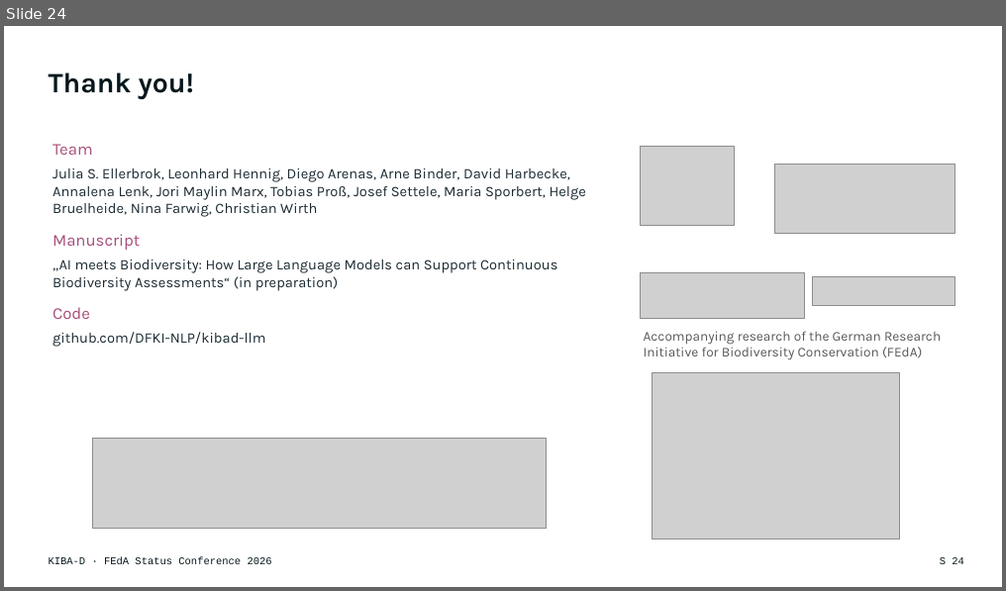
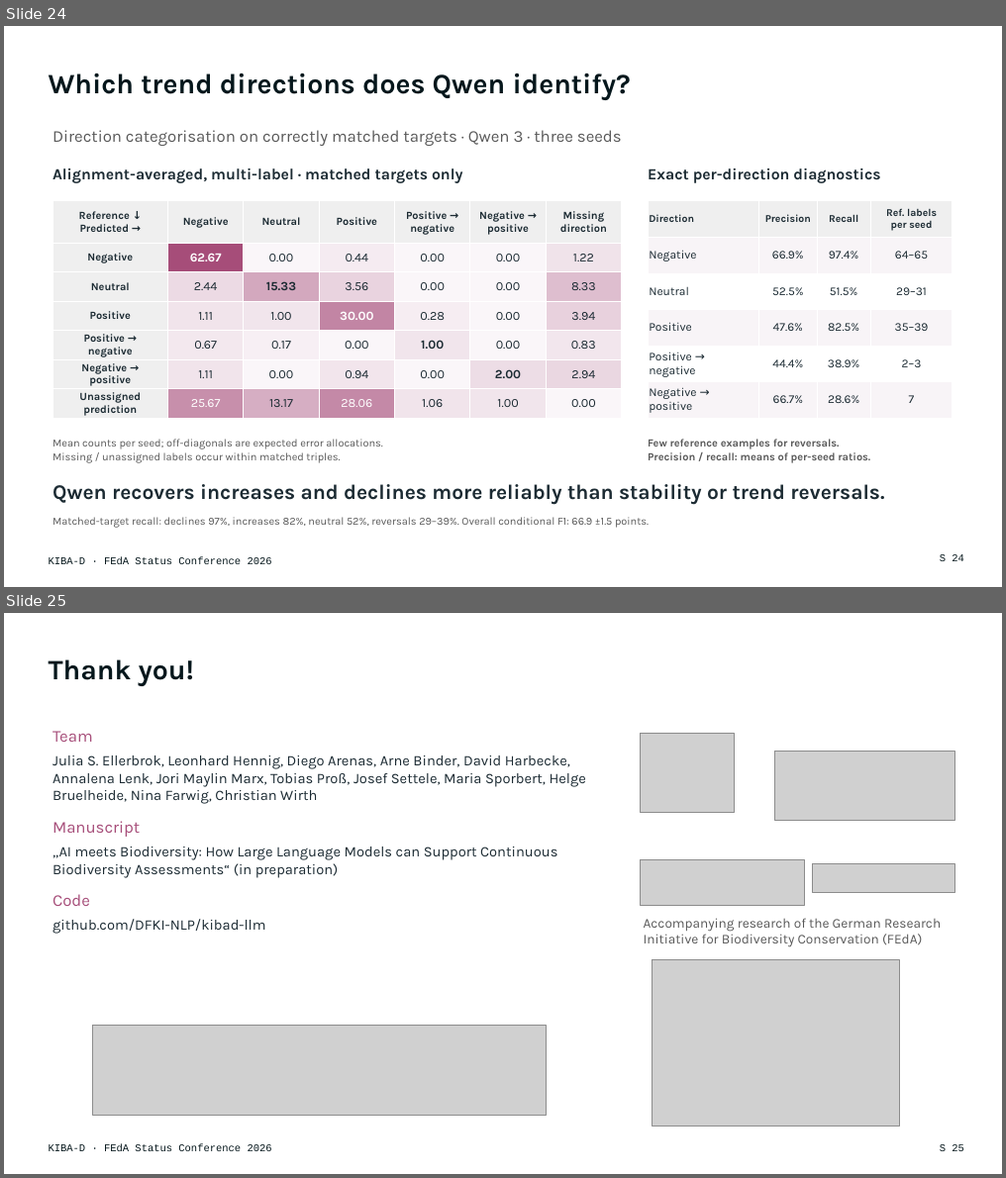
Before and after one commit to DFKI-NLP/kibad-llm, a slide deck: presentations/2026_feda_status_conference/KIBA-D_FEdA2026_Keynote.pptx. Shown one above the other, each under a label of ours: slide 24 before the commit, slides 24 and 25 after it. The pictures are 1006x591 and 1006x1178 pixels, drawn with LibreOffice and Linux fonts; fonts in the diff are those of the drawing; grey boxes stand for pictures. Boxes give left, top, right and bottom in pixels: in the first picture for what was removed or moved away, otherwise in the second. Text is boxed around its words. In the diff, an @@ line names an element or a change of style, - is before the commit and + after.

```diff
--- a/presentations/2026_feda_status_conference/KIBA-D_FEdA2026_Keynote.pptx
+++ b/presentations/2026_feda_status_conference/KIBA-D_FEdA2026_Keynote.pptx
@@ slide 24 added at bbox=[4, 26, 1002, 587], background #FFFFFF @@
@@ title added at bbox=[49, 74, 631, 100], 27 pt, text #06171C, bold @@
+Which trend directions does Qwen identify?
@@ text added at bbox=[53, 130, 622, 146], 16 pt, text #595959 @@
+Direction categorisation on correctly matched targets · Qwen 3 · three seeds
@@ text added at bbox=[53, 169, 462, 183], 15 pt, text #1C2B33, bold @@
+Alignment-averaged, multi-label · matched targets only
@@ text added at bbox=[648, 169, 880, 183], 15 pt, text #1C2B33, bold @@
+Exact per-direction diagnostics
@@ table added at bbox=[53, 201, 622, 420], 7 rows, 7 columns @@
+Reference ↓ / Predicted → | Negative | Neutral | Positive | Positive → / negative | Negative → / positive | Missing / direction
+Negative | 62.67 | 0.00 | 0.44 | 0.00 | 0.00 | 1.22
+Neutral | 2.44 | 15.33 | 3.56 | 0.00 | 0.00 | 8.33
+Positive | 1.11 | 1.00 | 30.00 | 0.28 | 0.00 | 3.94
+Positive → / negative | 0.67 | 0.17 | 0.00 | 1.00 | 0.00 | 0.83
+Negative → / positive | 1.11 | 0.00 | 0.94 | 0.00 | 2.00 | 2.94
+Unassigned / prediction | 25.67 | 13.17 | 28.06 | 1.06 | 1.00 | 0.00
@@ table added at bbox=[648, 201, 952, 418], 6 rows, 4 columns @@
+Direction | Precision | Recall | Ref. labels / per seed
+Negative | 66.9% | 97.4% | 64–65
+Neutral | 52.5% | 51.5% | 29–31
+Positive | 47.6% | 82.5% | 35–39
+Positive → / negative | 44.4% | 38.9% | 2–3
+Negative → / positive | 66.7% | 28.6% | 7
@@ text added at bbox=[53, 439, 382, 464], 10.5 pt, text #595959 @@
+Mean counts per seed; off-diagonals are expected error allocations.
+Missing / unassigned labels occur within matched triples.
@@ text added at bbox=[648, 439, 870, 464], 10.5 pt, text #595959, bold @@
+Few reference examples for reversals.
+Precision / recall: means of per-seed ratios.
@@ text added at bbox=[53, 484, 884, 505], 20 pt, text #1C2B33, bold @@
+Qwen recovers increases and declines more reliably than stability or trend reversals.
@@ text added at bbox=[53, 517, 648, 528], 10.5 pt, text #595959 @@
+Matched-target recall: declines 97%, increases 82%, neutral 52%, reversals 29–39%. Overall conditional F1: 66.9 ±1.5 points.
@@ text added at bbox=[49, 558, 272, 565], 10 pt, text #06171C @@
+KIBA-D · FEdA Status Conference 2026
@@ page number added at bbox=[940, 555, 964, 562], 10 pt, text #06171C @@
+S 24
@@ what was slide 24 is now slide 25 @@
@@ page number at bbox=[940, 1145, 964, 1152]: text changed @@
-S 24
+S 25
```
Also in this commit, not shown: 12 slides changed, 5 other slides added, 5 slides removed, 2 other files.
